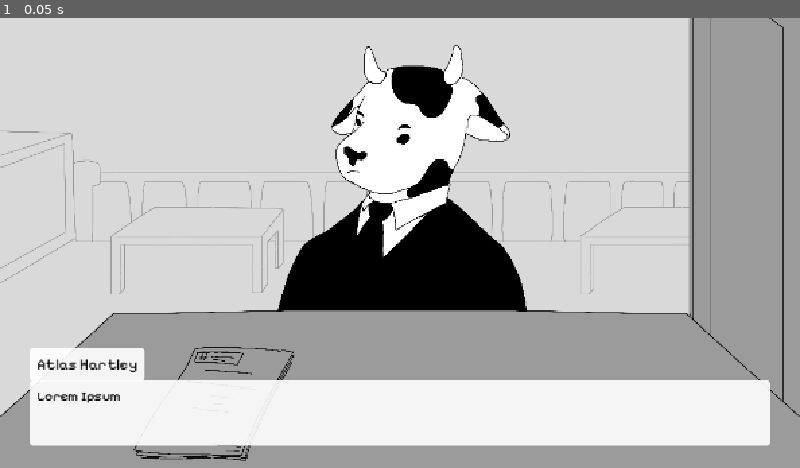
Above: before the commit, frame 1.
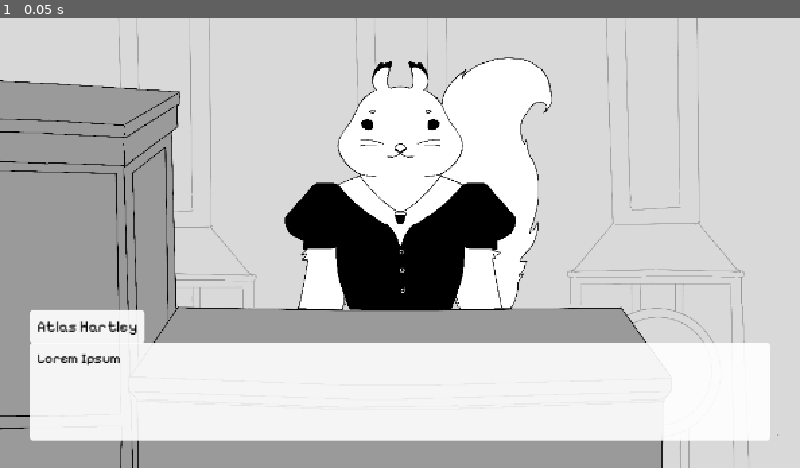
Above: after the commit, the same moment.

Repository: ryrwynn/Moo-Trial-Godot
Game: Godot game, scene res://scenes/game_scene.tscn
Two runs of this game, one before a commit and one after it. Both use one fixed random seed, a clock stepped at 60 frames per second and the inputs below.
Inputs:
- Up to frame 1 (0.05 s): no input

The runs differ from the first frame. In frame 1, 43% of the frame differs, in the area x 0-100%, y 0-100%.

Commit message:
working dialogue(?)

Diff:
--- /dev/null
+++ b/ScriptDialogue/Classes/ScriptDialogue.gd
@@ -0,0 +1,7 @@
+class_name ScriptDialogue
+extends Resource
+
+@export var CHARACTER : character_enum.CHARACTER
+@export var BACKGROUND : background_enum.BACKGROUND
+@export var dialogue_array : Array[String] = []
+@export var nextScript : ScriptDialogue
--- /dev/null
+++ b/ScriptDialogue/test.tres
@@ -0,0 +1,7 @@
+[gd_resource type="Resource" script_class="ScriptDialogue" format=3 uid="uid://bo0ksfpce6is2"]
+
+[ext_resource type="Script" uid="uid://frh0brqorqb3" path="res://ScriptDialogue/Classes/ScriptDialogue.gd" id="1_wylnb"]
+
+[resource]
+script = ExtResource("1_wylnb")
+metadata/_custom_type_script = "uid://frh0brqorqb3"
--- a/scenes/game_scene.tscn
+++ b/scenes/game_scene.tscn
@@ -1,16 +1,24 @@
 [gd_scene format=3 uid="uid://byccg8ppunllx"]
 
+[ext_resource type="Script" uid="uid://bbqbx8jjn2f5r" path="res://scripts/game_scene.gd" id="1_bw6k5"]
 [ext_resource type="PackedScene" uid="uid://db62lq1feyb8r" path="res://scenes/background.tscn" id="1_w5aja"]
 [ext_resource type="PackedScene" uid="uid://0246bhqw5bu8" path="res://scenes/character.tscn" id="2_onqr8"]
+[ext_resource type="Resource" uid="uid://bo0ksfpce6is2" path="res://ScriptDialogue/test.tres" id="2_y3j0m"]
 [ext_resource type="PackedScene" uid="uid://d27m3aot0nn4u" path="res://scenes/text_ui.tscn" id="3_ycayy"]
 
 [node name="GameScene" type="Node" unique_id=106987712]
+script = ExtResource("1_bw6k5")
+curr_script_dialogue = ExtResource("2_y3j0m")
+
+[node name="TextUI" parent="." unique_id=1459917468 instance=ExtResource("3_ycayy")]
 
 [node name="Background" parent="." unique_id=1022959895 instance=ExtResource("1_w5aja")]
-curr_background = 2
+curr_background = 0
 
 [node name="Character" parent="." unique_id=126382529 instance=ExtResource("2_onqr8")]
+curr_char = 4
 
 [node name="Camera2D" type="Camera2D" parent="." unique_id=1951010855]
 
-[node name="TextUI" parent="." unique_id=1459917468 instance=ExtResource("3_ycayy")]
+[connection signal="change_dialogue_UI" from="." to="TextUI" method="_on_game_scene_change_dialogue_ui"]
+[connection signal="text_button_pressed" from="TextUI" to="." method="_on_text_ui_text_button_pressed"]
--- a/scenes/text_ui.tscn
+++ b/scenes/text_ui.tscn
@@ -1,8 +1,10 @@
 [gd_scene format=3 uid="uid://d27m3aot0nn4u"]
 
 [ext_resource type="Theme" uid="uid://bow4gw100xq1q" path="res://theme/default.tres" id="1_7tnem"]
+[ext_resource type="Script" uid="uid://b7xxkh122iirv" path="res://scripts/text_ui.gd" id="1_jm0wu"]
 
 [node name="TextUI" type="CanvasLayer" unique_id=1191590591]
+script = ExtResource("1_jm0wu")
 
 [node name="TextUI" type="Control" parent="." unique_id=1459917468]
 layout_mode = 3
@@ -17,18 +19,14 @@
 custom_minimum_size = Vector2(0, 40)
 layout_mode = 1
 anchors_preset = -1
-anchor_top = 0.85
+anchor_top = 0.65
 anchor_right = 1.0
-anchor_bottom = 1.0
+anchor_bottom = 0.94
 offset_left = 40.0
-offset_top = -70.0
+offset_top = -0.1880188
 offset_right = -40.0
-offset_bottom = -30.0
 grow_horizontal = 2
 grow_vertical = 0
-
-[node name="Control" type="Control" parent="TextUI/VBoxContainer" unique_id=800562152]
-layout_mode = 2
 
 [node name="CharacterPanel" type="PanelContainer" parent="TextUI/VBoxContainer" unique_id=1479393298]
 custom_minimum_size = Vector2(0, 1)
@@ -49,21 +47,23 @@
 "
 fit_content = true
 
-[node name="DialguePanelContainer" type="PanelContainer" parent="TextUI/VBoxContainer" unique_id=5708752]
+[node name="DialoguePanelContainer" type="PanelContainer" parent="TextUI/VBoxContainer" unique_id=5708752]
 custom_minimum_size = Vector2(0, 40)
 layout_mode = 2
 size_flags_vertical = 3
 size_flags_stretch_ratio = 200.0
 
-[node name="DialogueButton" type="Button" parent="TextUI/VBoxContainer/DialguePanelContainer" unique_id=1600602164]
+[node name="DialogueButton" type="Button" parent="TextUI/VBoxContainer/DialoguePanelContainer" unique_id=1600602164]
 layout_mode = 2
 
-[node name="DialogueMarginContainer" type="MarginContainer" parent="TextUI/VBoxContainer/DialguePanelContainer" unique_id=1300227190]
+[node name="DialogueMarginContainer" type="MarginContainer" parent="TextUI/VBoxContainer/DialoguePanelContainer" unique_id=1300227190]
 custom_minimum_size = Vector2(0, 40)
 layout_mode = 2
 
-[node name="DialogueRichTextLabel" type="RichTextLabel" parent="TextUI/VBoxContainer/DialguePanelContainer/DialogueMarginContainer" unique_id=1802848465]
+[node name="DialogueRichTextLabel" type="RichTextLabel" parent="TextUI/VBoxContainer/DialoguePanelContainer/DialogueMarginContainer" unique_id=1802848465]
 layout_mode = 2
 theme_override_font_sizes/normal_font_size = 18
 text = "Lorem Ipsum"
 fit_content = true
+
+[connection signal="pressed" from="TextUI/VBoxContainer/DialoguePanelContainer/DialogueButton" to="." method="_on_dialogue_button_pressed"]
--- a/scripts/character_enum.gd
+++ b/scripts/character_enum.gd
@@ -11,3 +11,6 @@
 	RileyKaye,
 	TeranRivera
 }
+
+static func enum_to_name(character : CHARACTER) :
+	pass
--- /dev/null
+++ b/scripts/game_scene.gd
@@ -0,0 +1,21 @@
+extends Node
+
+signal change_dialogue_UI(character:character_enum.CHARACTER, background:background_enum.BACKGROUND, dialogue:String)
+
+@export var curr_script_dialogue : ScriptDialogue = null
+var curr_dialogue_length : int = 0
+
+func _ready() -> void:
+	pass
+
+func _on_text_ui_text_button_pressed() -> void:
+	if (curr_dialogue_length < curr_script_dialogue.dialogue_array.size()):
+		curr_dialogue_length += 1
+		emit_signal("change_dialogue_UI",curr_script_dialogue.CHARACTER, curr_script_dialogue.BACKGROUND, curr_script_dialogue.dialogue_array[curr_dialogue_length])
+	else:
+		finished_curr_dialogue()
+
+	pass # Replace with function body.
+
+func finished_curr_dialogue():
+	curr_script_dialogue = curr_script_dialogue.nextScript
--- /dev/null
+++ b/scripts/text_ui.gd
@@ -0,0 +1,16 @@
+extends CanvasLayer
+
+signal text_button_pressed()
+
+@export var character : character_enum.CHARACTER
+@export var dialogue_text : String
+
+func _on_dialogue_button_pressed() -> void:
+	emit_signal("text_button_pressed")
+	pass # Replace with function body.
+
+
+func _on_game_scene_change_dialogue_ui(character: character_enum.CHARACTER, background: background_enum.BACKGROUND, dialogue: String) -> void:
+	$TextUI/VBoxContainer/DialoguePanelContainer/DialogueMarginContainer/DialogueRichTextLabel.text = dialogue
+	$TextUI/VBoxContainer/CharacterPanel/CharacterMarginContainer/CharacterRichTextLabel.text = character_enum.enum_to_name(character)
+	pass # Replace with function body.
Not shown, added: ScriptDialogue/Classes/ScriptDialogue.gd.uid
Not shown, added: scripts/game_scene.gd.uid
Not shown, added: scripts/text_ui.gd.uid
